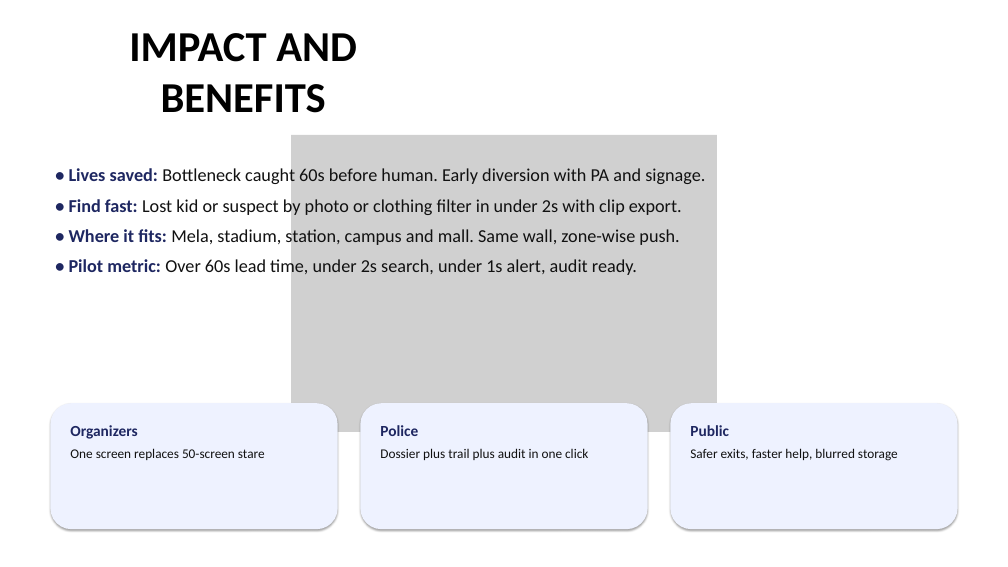
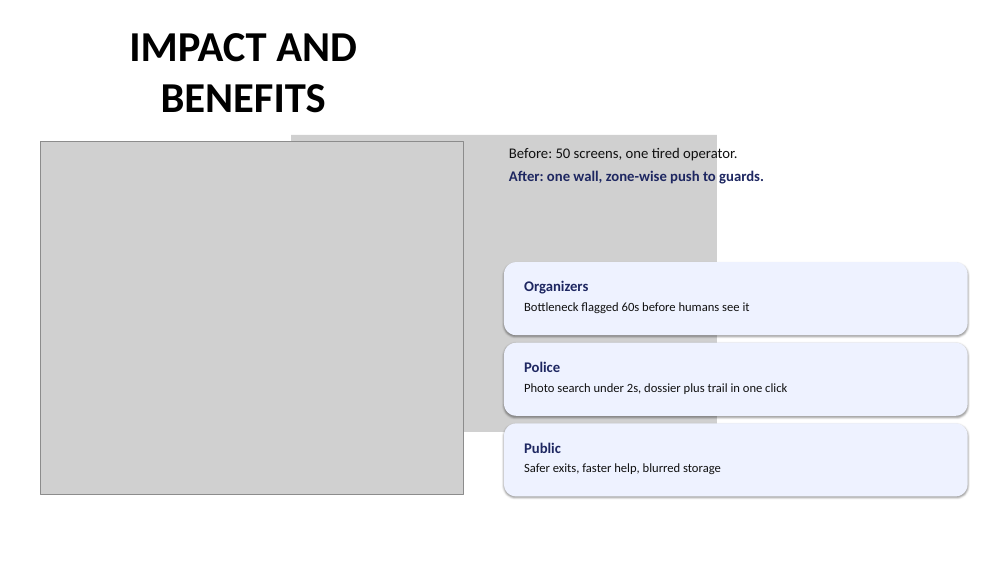
Before and after one commit to shounakjoshi88-a11y/raksha-crowd-safety-hackathon, a slide deck: slide 5 of deck/Raksha_Hackathon2026_Final.pptx. Drawn at 1008x567 pixels with LibreOffice and Linux fonts; fonts in the diff are those of the drawing; grey boxes stand for pictures. Boxes give left, top, right and bottom in pixels: in the first picture for what was removed or moved away, otherwise in the second. Text is boxed around its words. In the diff, an @@ line names an element or a change of style, - is before the commit and + after.

Commit message:
feat: real CCTV footage lineup + visual-first deck v2 (flowchart, FPS chart, live screenshots)

```diff
--- a/deck/Raksha_Hackathon2026_Final.pptx
+++ b/deck/Raksha_Hackathon2026_Final.pptx
@@ picture added at (40, 141, 464, 494) @@
@@ text added at (509, 145, 764, 184), 21 pt, text #1E2761, bold @@
+Before: 50 screens, one tired operator.
+After: one wall, zone-wise push to guards.
@@ text removed at (69, 167, 705, 277) @@
-• Lives saved: Bottleneck caught 60s before human. Early diversion with PA and signage.
-• Find fast: Lost kid or suspect by photo or clothing filter in under 2s with clip export.
-• Where it fits: Mela, stadium, station, campus and mall. Same wall, zone-wise push.
-• Pilot metric: Over 60s lead time, under 2s search, under 1s alert, audit ready.
@@ rounded rectangle added at (504, 262, 968, 335), fill #EEF2FF @@
@@ text added at (524, 280, 750, 313), 18 pt, text #111111 @@
+Organizers
+Bottleneck flagged 60s before humans see it
@@ rounded rectangle added at (504, 343, 968, 416), fill #EEF2FF @@
@@ text "Police": place and size @@
-text "Police" at (380, 425, 588, 460)
+text "Police" at (524, 361, 787, 394)
@@ text at (524, 383, 787, 394): text changed; size 19 to 18 pt @@
-Dossier plus trail plus audit in one click
+Photo search under 2s, dossier plus trail in one click
@@ text at (524, 361, 560, 372): size 22 to 21 pt in "Police"; more space between paragraphs @@
@@ rounded rectangle removed at (50, 403, 338, 529) @@
@@ rounded rectangle removed at (360, 403, 648, 529) @@
@@ text removed at (70, 425, 265, 460) @@
-Organizers
-One screen replaces 50-screen stare
@@ rounded rectangle: place and size @@
-rounded rectangle at (670, 403, 958, 529)
+rounded rectangle at (504, 423, 968, 496)
@@ text "Public": place and size @@
-text "Public" at (690, 425, 898, 461)
+text "Public" at (524, 442, 721, 474)
@@ text "Public" at (524, 442, 721, 474): size 22 to 21 pt in "Public"; size 19 to 18 pt in "Safer exits, faster help, blurred storage"; more space between paragraphs; less space between paragraphs @@
```
Also in this commit, not shown: 1 other slide changed, 3 slides added, 3 slides removed, 3 other files.
